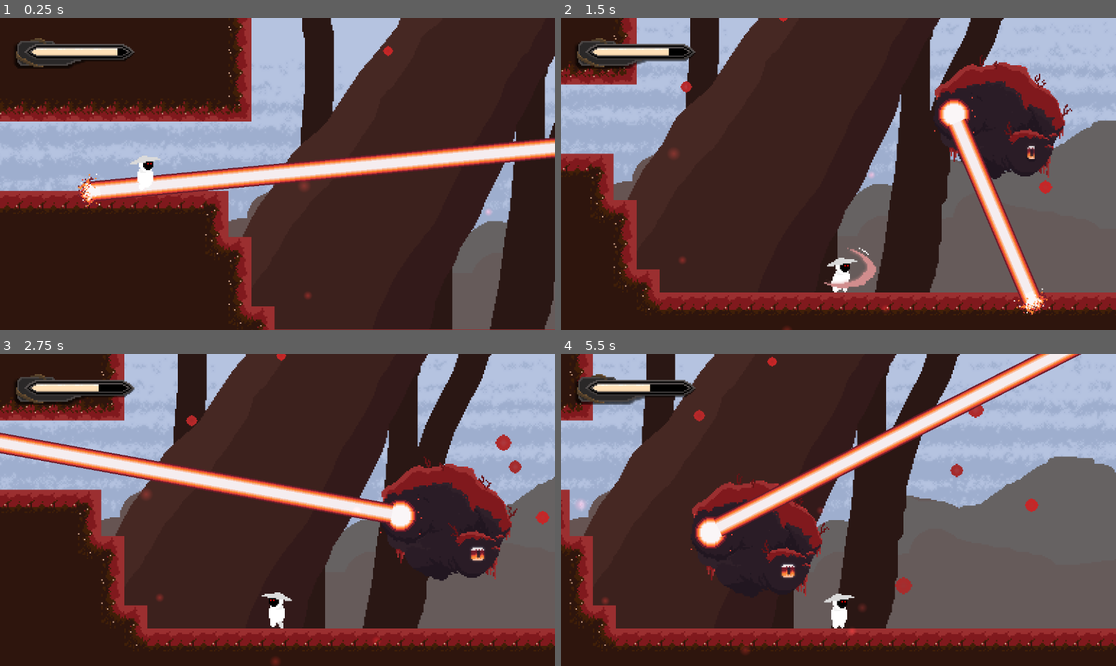
Above: before the commit, frames 1-4 (two rows, left to right).
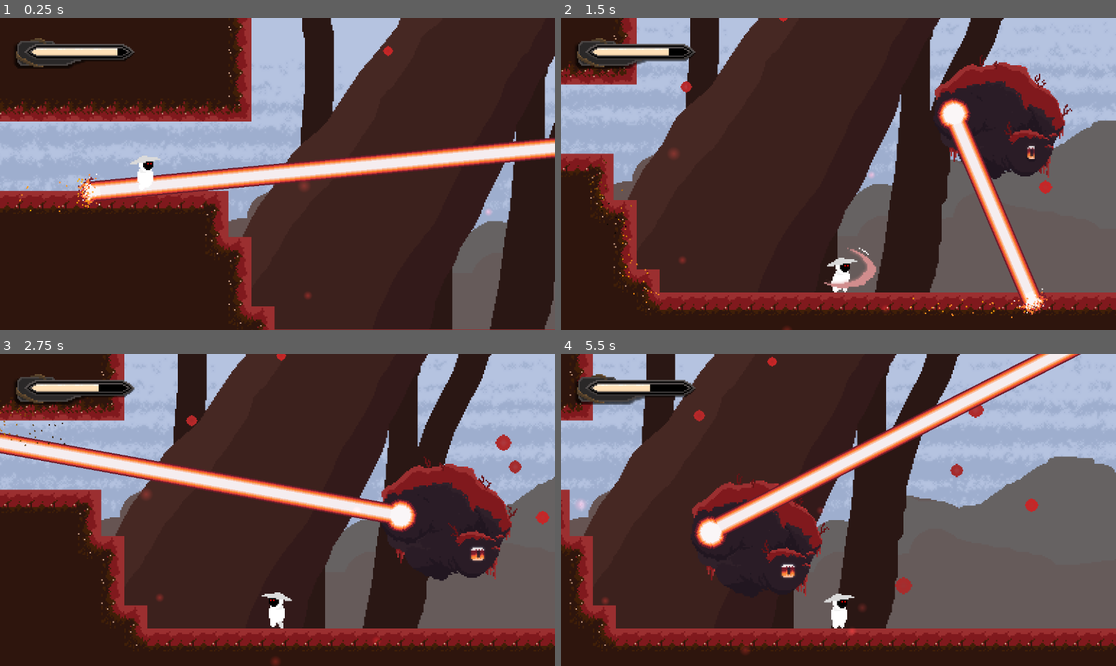
Above: after the commit, the same moments.

Repository: KirstenMayland/color2Dmetroidvania
Game: Godot game, scene res://scenes/levels/russet_grove_4.tscn
The game is run twice, just before and just after one commit, with the same random seed, the same clock (stepped at 60 frames per second) and the same inputs. This scene is started directly instead of the project's main scene.
Inputs (mouse positions are in pixels of both pictures, inside the frame that each line leads up to):
- Up to frame 1 (0.25 s): no input
- Up to frame 2 (1.5 s): move the mouse to (810, 236) at 0.52 s; hold D (move_right) from 0.53 s (still down); tap E (attack) at 0.6, 1.35 s; tap Space (jump) at 0.77 s; move the mouse to (1005, 220) at 1.27 s
- Up to frame 3 (2.75 s): tap Space (jump) at 1.52 s; move the mouse to (111, 463) at 2.02 s; release D (move_right) at 2.03 s; hold A (move_left) from 2.03 s (still down); tap E (attack) at 2.1 s
- Up to frame 4 (5.5 s): move the mouse to (866, 510) at 2.77 s; tap E (attack) every 0.75 s from 2.85 to 5.1 s; tap Space (jump) at 3.02, 3.77, 4.52 s; move the mouse to (755, 432) at 3.52 s; move the mouse to (960, 494) at 4.27 s; release A (move_left) at 4.28 s; hold D (move_right) from 4.28 s (still down); move the mouse to (727, 525) at 5.02 s

The runs differ from the first frame. In frame 1, less than 0.1% of the frame differs, in the area x 3-91%, y 44-63%; in frame 2, 0.3%; in frame 3, 0.2%; in frame 4, 0.6%, in the area x 23-94%, y 0-64%.

Commit message:
laser graphics done for now

Diff:
--- a/scenes/components/laser_component.tscn
+++ b/scenes/components/laser_component.tscn
@@ -9,6 +9,28 @@
 [sub_resource type="SegmentShape2D" id="SegmentShape2D_m0qdr"]
 b = Vector2(87, 0)
 
+[sub_resource type="Gradient" id="Gradient_sertj"]
+offsets = PackedFloat32Array(0.296552, 0.593103, 1)
+colors = PackedColorArray(1, 1, 1, 1, 0.684932, 0.684932, 0.684932, 1, 0, 0, 0, 1)
+
+[sub_resource type="GradientTexture1D" id="GradientTexture1D_ok2kg"]
+gradient = SubResource("Gradient_sertj")
+
+[sub_resource type="ParticleProcessMaterial" id="ParticleProcessMaterial_3smil"]
+emission_shape = 3
+emission_box_extents = Vector3(5, 12, 1)
+particle_flag_disable_z = true
+gravity = Vector3(0, 30, 0)
+initial_velocity_min = -10.0
+initial_velocity_max = 10.0
+angular_velocity_min = -50.0
+angular_velocity_max = 50.0
+orbit_velocity_min = 0.0
+orbit_velocity_max = 0.0
+color = Color(1, 0.537255, 0.2, 1)
+color_ramp = SubResource("GradientTexture1D_ok2kg")
+hue_variation_max = 0.1
+
 [node name="LaserComponent" type="Node2D"]
 script = ExtResource("1_ccwnr")
 
@@ -16,7 +38,7 @@
 position = Vector2(0.125, 0)
 texture = ExtResource("2_3rmui")
 hframes = 8
-frame = 5
+frame = 7
 
 [node name="RayCast2D" type="RayCast2D" parent="."]
 target_position = Vector2(85, 0)
@@ -38,3 +60,9 @@
 
 [node name="CollisionSparks" type="Sprite2D" parent="."]
 texture = ExtResource("5_p8dae")
+
+[node name="GPUParticles2D" type="GPUParticles2D" parent="CollisionSparks"]
+position = Vector2(10.1249, -0.375)
+amount = 100
+process_material = SubResource("ParticleProcessMaterial_3smil")
+lifetime = 0.75
--- a/scenes/entities/grove_guardian.tscn
+++ b/scenes/entities/grove_guardian.tscn
@@ -192,5 +192,6 @@
 [node name="LaserComponent" parent="." instance=ExtResource("5_k3qm2")]
 position = Vector2(-33, -9)
 based_width = 64.0
+beam_dist_from_center = 7.0
 
 [node name="DirectionComponent" parent="." instance=ExtResource("6_v34r5")]
--- a/scripts/components/laser_component.gd
+++ b/scripts/components/laser_component.gd
@@ -10,7 +10,9 @@
 @onready var line = $Line2D
 @onready var hitbox = $Line2D/HitboxComponent
 @onready var collision_line = $Line2D/HitboxComponent/CollisionShape2D
+
 @onready var collision_sparks = $CollisionSparks
+@onready var charge_ani = $Charge
 
 # Called when the node enters the scene tree for the first time.
 func _ready():
@@ -37,4 +39,6 @@
 		line.points[1] = collision_sparks.global_position
 		collision_line.shape.b = collision_sparks.global_position
 
+	# start and end rotate with line
 	collision_sparks.rotation = line.points[1].angle()
+	charge_ani.rotation = line.points[1].angle()
Not shown: 1 places in scenes/components/laser_component.tscn that only renumber resources
